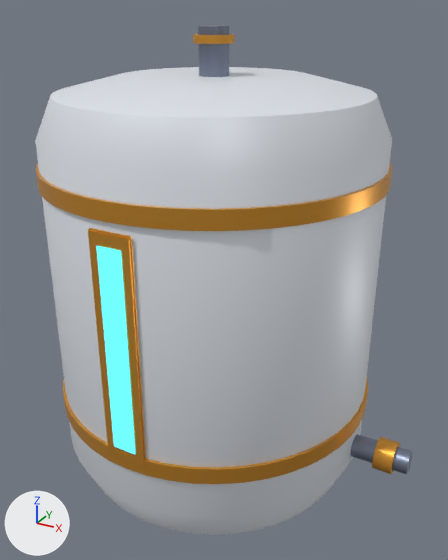
The glTF model godot/models/water_tank.glb as it was, and as the next commit left it.
One viewpoint serves both versions: a camera (50 mm lens) standing at (0.632, -1.109, 1.022) and looking at (0.034, -0.022, 0.479). Every picture has the same lights, and +X, +Y and +Z are marked at lower left. The picture after the commit comes second. Vertices at exactly the same position are counted once.

In view in the first picture: 'Body_White', 'Gauge_Emissive', 'Steel', 'Trim_Gold'.
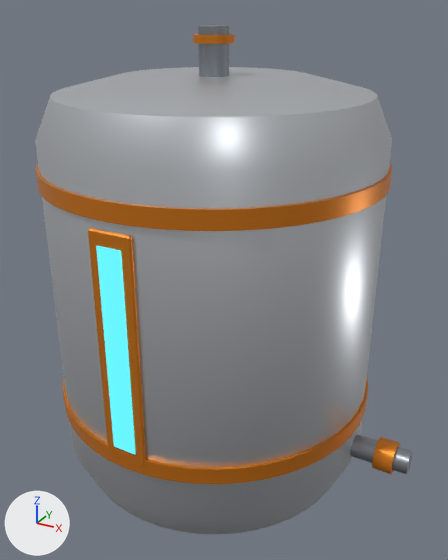
Location of each change, [x1, y1, x2, y2] in pixels of the pictures (448 x 560 px; the box of a moved part takes in the faces that stretch with it):
'Body_White', recoloured (white to light grey)
    both: [35, 67, 392, 535]
part 1 of me_trim_gold, moved or reshaped
    before: [88, 228, 145, 466]
    after: [88, 228, 145, 467]
part 2 of me_trim_gold, recoloured
    both: [36, 34, 400, 484]

Diff of the bpy script that builds the scene:
```diff
--- a/godot/models/water_tank.glb.py
+++ b/godot/models/water_tank.glb.py
@@ mat_trim_amber @@
+mat_trim_amber = principled_material('Trim_Amber')
+mat_trim_amber.base_color = (0.768, 0.231, 0.0116)  # orange #e3841c
+mat_trim_amber.metallic = 0.55
+mat_trim_amber.roughness = 0.38
@@ mat_body_alu @@
+mat_body_alu = principled_material('Body_Alu')
+mat_body_alu.base_color = (0.651, 0.68, 0.716)  # light grey #d3d7dc
+mat_body_alu.metallic = 0.78
+mat_body_alu.roughness = 0.36
@@ me_body_white @@
 me_body_white.from_pydata(...)  # 290 vertices, 576 faces; spans x -0.35..0.35, y -0.35..0.35, z 0.0..0.9
-me_body_white.materials.append(mat_body_white)  # white #e9eef5
+me_body_white.materials.append(mat_body_alu)  # light grey #d3d7dc
@@ me_trim_gold @@
 # used by ob_trim_gold; location = (0.0, 0.0, 0.0)
-me_trim_gold.from_pydata(...)  # 300 vertices, 580 faces; spans x -0.356..0.44, y -0.356..0.356, z 0.106..0.975
+me_trim_gold.from_pydata(...)  # 292 vertices, 564 faces; spans x -0.356..0.44, y -0.356..0.356, z 0.106..0.975
+# me_trim_gold part 1
+# 8 vertices are removed from x -0.042..0.042, y -0.352..-0.35, z 0.219..0.681
+# 48 faces are deleted
+# 32 new faces join them
+# me_trim_gold part 2: 532 faces spanning x -0.356..0.44, y -0.356..0.356, z 0.106..0.975 switch from mat_trim_gold (orange #e8a33d) to mat_trim_amber (orange #e3841c)
```
